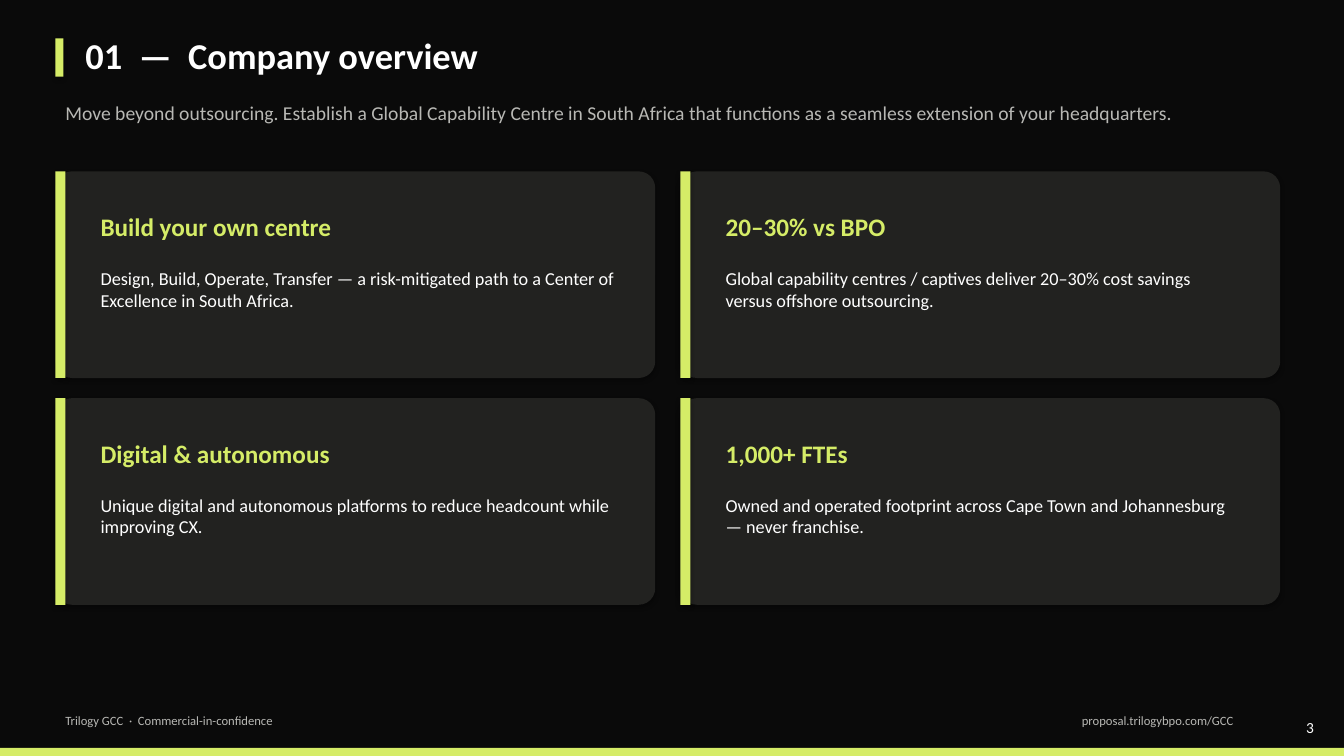
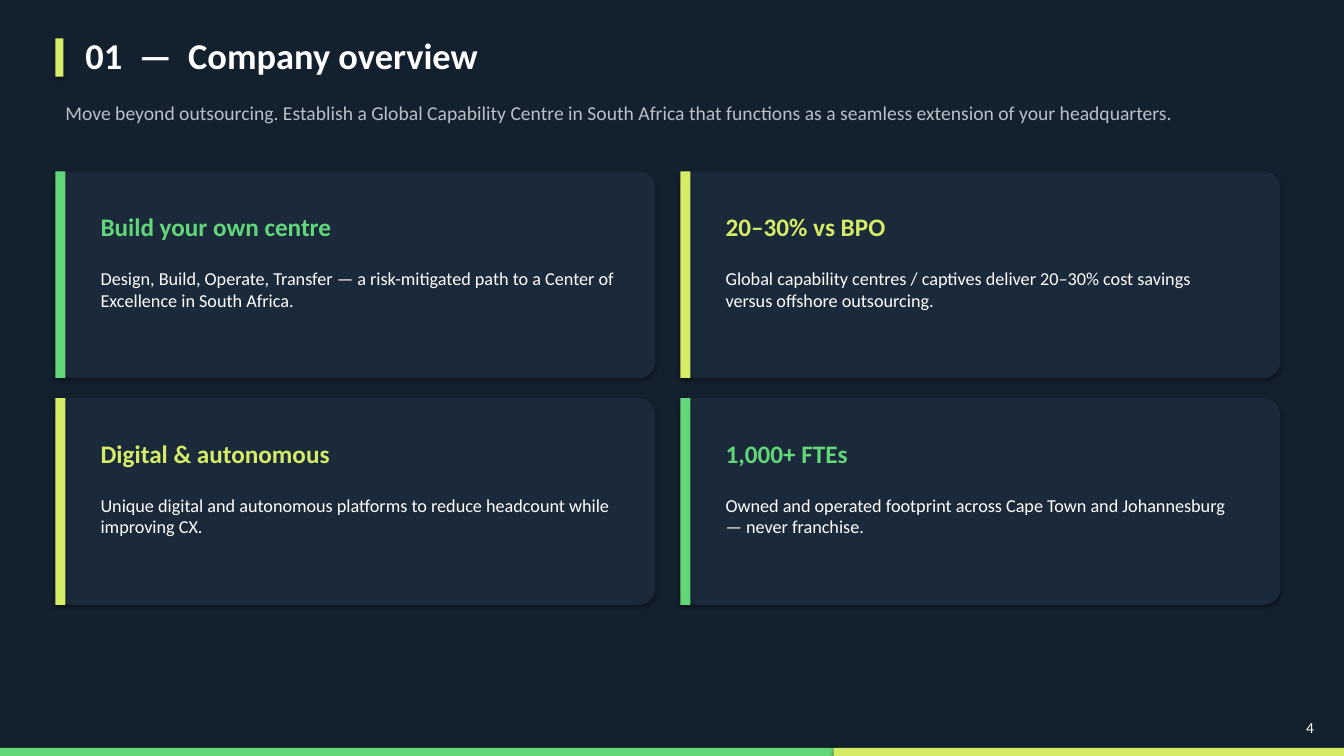
Before and after one commit to thegreatcornolio/Trilogy-RFP, a slide deck: slide 4 of GCC/Trilogy-GCC-Overview.pptx (slide 3 before the commit). Drawn at 1344x756 pixels with LibreOffice and Linux fonts; fonts in the diff are those of the drawing. Boxes give left, top, right and bottom in pixels: in the first picture for what was removed or moved away, otherwise in the second. Text is boxed around its words. In the diff, an @@ line names an element or a change of style, - is before the commit and + after.

```diff
--- a/GCC/Trilogy-GCC-Overview.pptx
+++ b/GCC/Trilogy-GCC-Overview.pptx
@@ rectangle at (0, 0, 1344, 756): fill #0A0A0A to #13202E @@
@@ text "Move beyond outsourcing. Establish a ..." at (65, 106, 1172, 124): text colour #B8B8B4 to #B8C0C8 @@
@@ fill #222220 to #1B2A3A in 4 elements at (681, 171, 1280, 378), (55, 398, 655, 605), (681, 398, 1280, 605), (55, 171, 655, 378) @@
@@ rectangle at (55, 171, 66, 378): fill #D5EC67 to #61D779 @@
@@ text "Build your own centre" at (101, 218, 332, 240): text colour #D5EC67 to #61D779 @@
@@ rectangle at (681, 398, 691, 605): fill #D5EC67 to #61D779 @@
@@ text "1,000+ FTEs" at (726, 446, 847, 466): text colour #D5EC67 to #61D779 @@
@@ text removed at (65, 716, 273, 727) @@
-Trilogy GCC · Commercial-in-confidence
@@ text removed at (1082, 716, 1233, 727) @@
-proposal.trilogybpo.com/GCC
@@ rectangle added at (0, 748, 834, 756), fill #61D779 @@
@@ rectangle: place and size @@
-rectangle at (0, 748, 1344, 756)
+rectangle at (834, 748, 1344, 756)
@@ text at (1306, 723, 1314, 733): text changed @@
-3
+4
```
Also in this commit, not shown: 15 other slides changed, 1 slide added, 9 other files.
